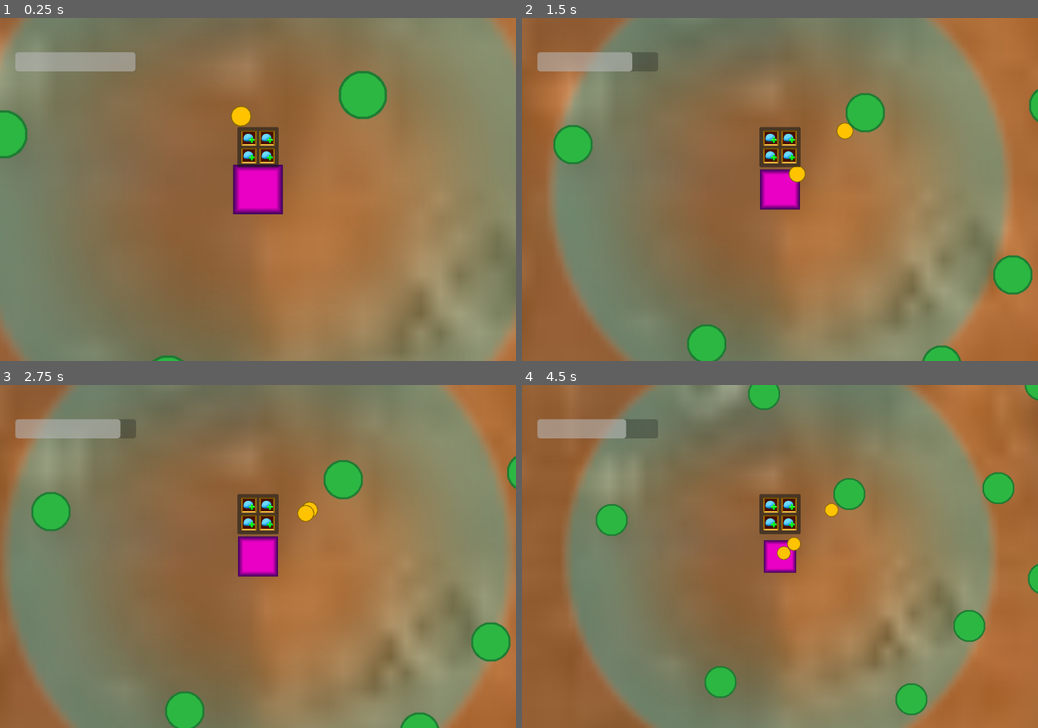
Above: before the commit, frames 1-4 (two rows, left to right).
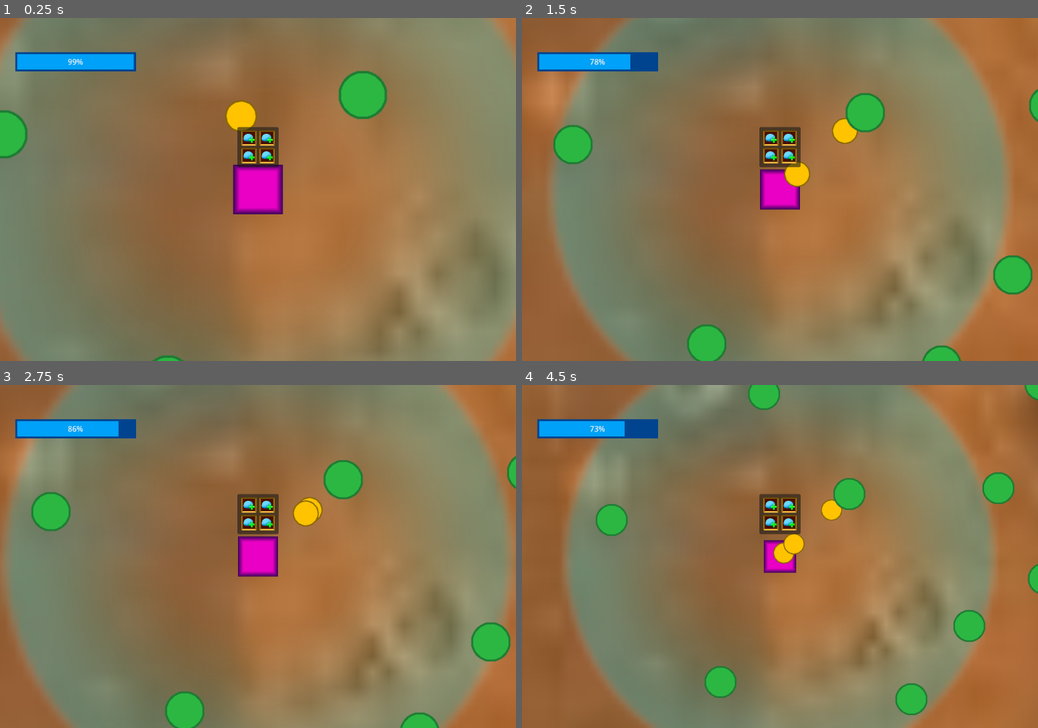
Above: after the commit, the same moments.

Repository: Fach01/Bopulation-Bubble-Beyond
Game: Godot game, scene res://Scenes/Game Scene.tscn
The game is run twice, just before and just after one commit, with the same random seed, the same clock (stepped at 60 frames per second) and the same inputs. This scene is started directly instead of the project's main scene.
Inputs (mouse positions are in pixels of both pictures, inside the frame that each line leads up to):
- Up to frame 1 (0.25 s): no input
- Up to frame 2 (1.5 s): click (769, 138) at 0.5 s; click (790, 138) at 1.25 s
- Up to frame 3 (2.75 s): click (247, 522) at 2 s
- Up to frame 4 (4.5 s): click (790, 522) at 2.75 s; click (769, 505) at 3.5 s; click (790, 505) at 4.25 s

The runs differ from the first frame. In frame 1, 2.0% of the frame differs, in the area x 2-100%, y 9-94%; in frame 2, 2.1%; in frame 3, 2.0%; in frame 4, 2.1%, in the area x 2-84%, y 0-79%.

Commit message:
Created Button Sound Manager

Diff:
--- /dev/null
+++ b/Objects/Button Sound Manager.tscn
@@ -0,0 +1,17 @@
+[gd_scene load_steps=6 format=3 uid="uid://clrbv0a7ggpt1"]
+
+[ext_resource type="Script" path="res://Scripts/button_sound_manager.gd" id="1_2lhnu"]
+[ext_resource type="Script" path="res://Scripts/button_sound_group.gd" id="2_jfxsq"]
+
+[sub_resource type="Resource" id="Resource_ynvc6"]
+script = ExtResource("2_jfxsq")
+
+[sub_resource type="Resource" id="Resource_cq30u"]
+script = ExtResource("2_jfxsq")
+
+[sub_resource type="Resource" id="Resource_ddaa3"]
+script = ExtResource("2_jfxsq")
+
+[node name="ButtonSoundManager" type="Node"]
+script = ExtResource("1_2lhnu")
+button_sound_groups = Array[ExtResource("2_jfxsq")]([SubResource("Resource_ynvc6"), SubResource("Resource_cq30u"), SubResource("Resource_ddaa3")])
--- a/Objects/unit.tscn
+++ b/Objects/unit.tscn
@@ -14,7 +14,7 @@
 fill_to = Vector2(1, 0.5)
 
 [node name="Unit" type="Sprite2D"]
-scale = Vector2(0.421875, 0.421875)
+scale = Vector2(0.65625, 0.65625)
 texture = SubResource("GradientTexture2D_xctdk")
 script = ExtResource("1_xuv4b")
 speed = 200.0
--- a/Scenes/Game Scene.tscn
+++ b/Scenes/Game Scene.tscn
@@ -28,6 +28,17 @@
 fill_from = Vector2(0.5, 0.5)
 fill_to = Vector2(0.5, 0)
 
+[sub_resource type="StyleBoxFlat" id="StyleBoxFlat_d74re"]
+bg_color = Color(0, 0.261304, 0.555395, 1)
+
+[sub_resource type="StyleBoxFlat" id="StyleBoxFlat_k4itn"]
+bg_color = Color(0, 0.632221, 0.969952, 1)
+border_width_left = 4
+border_width_top = 4
+border_width_right = 4
+border_width_bottom = 4
+border_color = Color(0.8, 0.8, 0.8, 0)
+
 [node name="Node2D" type="Node2D"]
 
 [node name="Camera2D" type="Camera2D" parent="."]
@@ -35,6 +46,7 @@
 position_smoothing_enabled = true
 
 [node name="Mars" type="Sprite2D" parent="."]
+position = Vector2(-28, -2)
 scale = Vector2(24.6777, 24.6777)
 texture = ExtResource("5_ppkt8")
 
@@ -90,8 +102,9 @@
 offset_top = 0.205196
 offset_right = -0.119995
 offset_bottom = 0.718185
+theme_override_styles/background = SubResource("StyleBoxFlat_d74re")
+theme_override_styles/fill = SubResource("StyleBoxFlat_k4itn")
 value = 100.0
-show_percentage = false
 
 [node name="Control" type="Control" parent="HUD"]
 layout_mode = 3
--- /dev/null
+++ b/Scripts/button_sound_group.gd
@@ -0,0 +1,7 @@
+class_name ButtonSoundGroup
+
+extends Resource
+
+@export var group : ButtonGroup
+@export var hover_sound : AudioStream
+@export var click_sound : AudioStream
--- /dev/null
+++ b/Scripts/button_sound_manager.gd
@@ -0,0 +1,31 @@
+class_name ButtonSoundManager
+
+extends Node
+
+var playback:AudioStreamPlaybackPolyphonic
+
+@export var button_sound_groups : Array[ButtonSoundGroup]
+
+
+func _enter_tree() -> void:
+	# Create an audio player
+	var player = AudioStreamPlayer.new()
+	add_child(player)
+
+	# Create a polyphonic stream so we can play sounds directly from it
+	var stream = AudioStreamPolyphonic.new()
+	stream.polyphony = 32
+	player.stream = stream
+	player.play()
+	# Get the polyphonic playback stream to play sounds
+	playback = player.get_stream_playback()
+
+	get_tree().node_added.connect(_on_node_added)
+
+
+func _on_node_added(node:Node) -> void:
+	if node is Button:
+		for a in button_sound_groups:
+			if a.group == (node as Button).button_group:
+				node.mouse_entered.connect(playback.play_stream(a.hover_sound, 0, 0, randf_range(0.9, 1.1)))
+				node.pressed.connect(playback.play_stream(a.click_sound, 0, 0, randf_range(0.9, 1.1)))
--- a/Scripts/unit.gd
+++ b/Scripts/unit.gd
@@ -40,7 +40,7 @@
 
 
 func fetch_resource():
-	if current_target == null:
+	while current_target == null:
 		select_new_node()
 	look_at(current_target.global_position)
 
Not shown: 1 places in Scenes/Game Scene.tscn that only renumber resources
